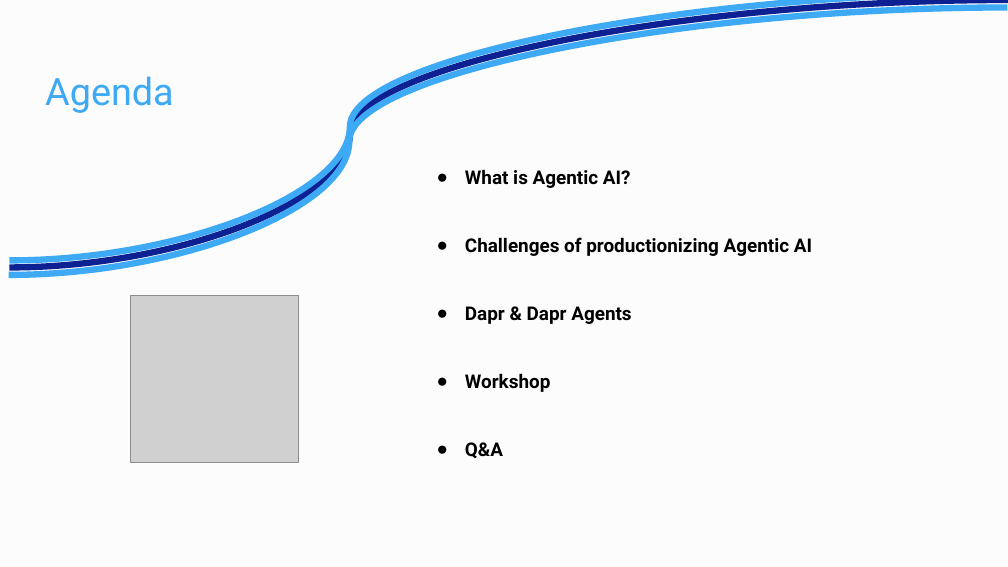
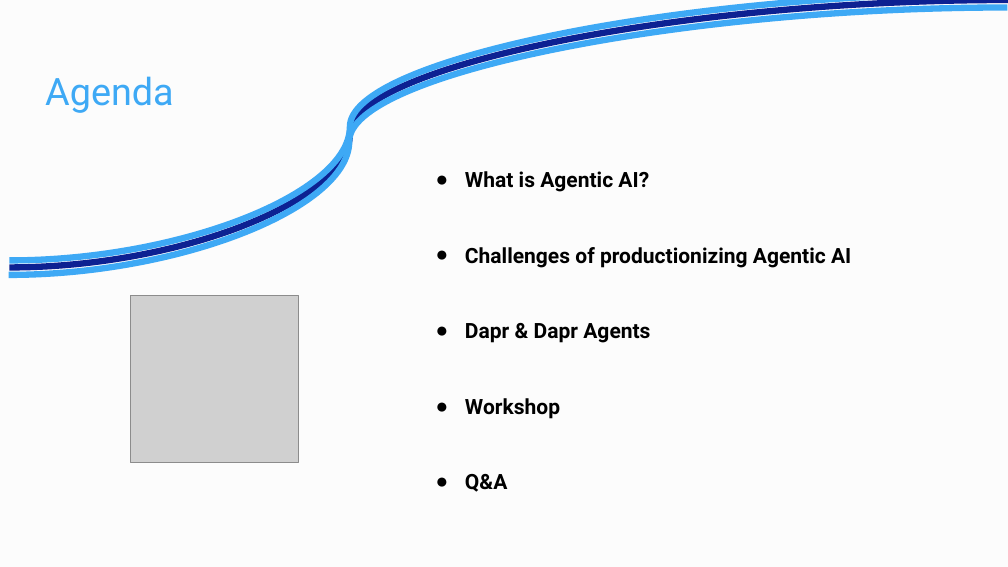
Before and after one commit to Dzvezdana/pydata_workshop_september2025, a slide deck: slide 2 of workshop/dapr_pydata_2025.pptx. Drawn at 1008x567 pixels with LibreOffice and Linux fonts; fonts in the diff are those of the drawing; grey boxes stand for pictures. Boxes give left, top, right and bottom in pixels: in the first picture for what was removed or moved away, otherwise in the second. Text is boxed around its words. In the diff, an @@ line names an element or a change of style, - is before the commit and + after.

```diff
--- a/workshop/dapr_pydata_2025.pptx
+++ b/workshop/dapr_pydata_2025.pptx
@@ text "What is Agentic AI?" at [465, 171, 851, 492]: size 18 to 20 pt; indent changed @@
```
Also in this commit, not shown: 4 other slides changed, 1 slide added, 3 slides removed, 1 other file.
